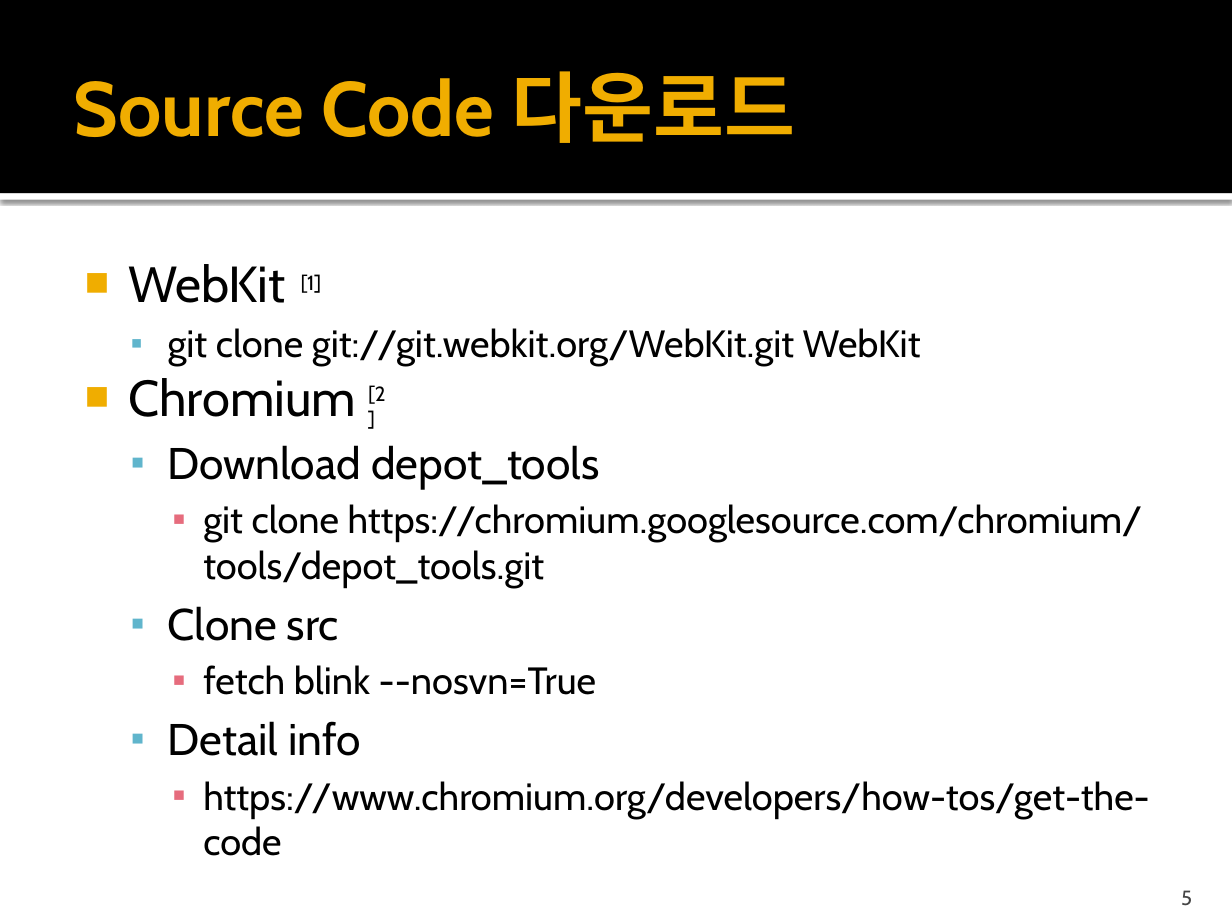
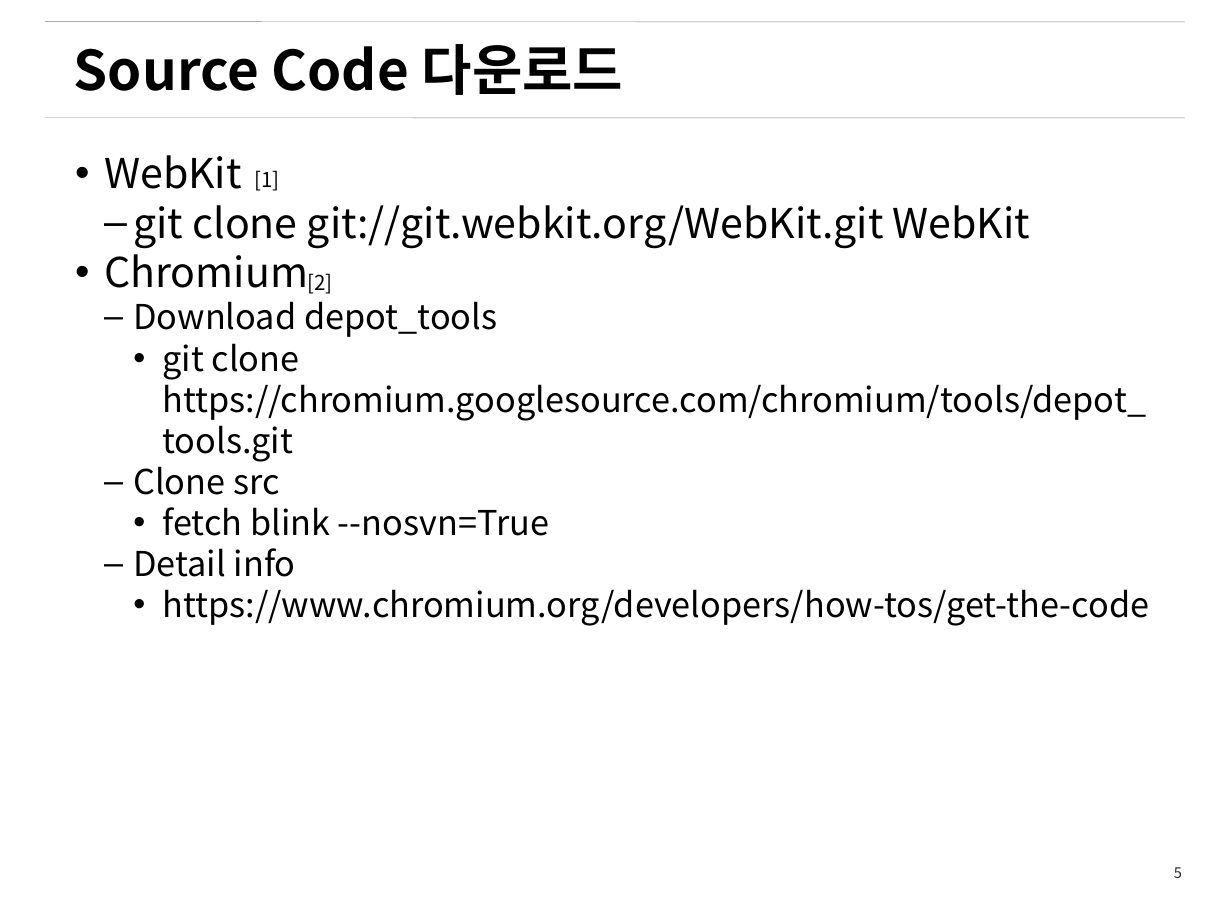
Before and after one commit to Gyuyoung/document, a slide deck: slide 5 of WebKitChromiumContributionProcess.pptx. Drawn at 1232x924 pixels with LibreOffice and Linux fonts; fonts in the diff are those of the drawing; background and template pictures are left out. Boxes give left, top, right and bottom in pixels: in the first picture for what was removed or moved away, otherwise in the second. Text is boxed around its words. In the diff, an @@ line names an element or a change of style, - is before the commit and + after.

```diff
--- a/WebKitChromiumContributionProcess.pptx
+++ b/WebKitChromiumContributionProcess.pptx
@@ rectangle removed at (x1=0, y1=0, x2=1232, y2=193) @@
@@ line added from (44, 22) to (1185, 22), #808080 0.26 pt @@
@@ text "Source Code 다운로드" at (x1=74, y1=44, x2=624, y2=95): size 45 to 32 pt, font Cabin to Noto Sans CJK KR, text colour #F0AD00 to #000000 @@
@@ line added from (44, 118) to (1185, 118), #808080 0.26 pt @@
@@ text "WebKit" moved from (x1=128, y1=264, x2=1150, y2=856) to (x1=104, y1=155, x2=1149, y2=626) @@
@@ text "WebKit" at (x1=104, y1=155, x2=1149, y2=626): size 29.6 to 24 pt in "WebKit", "Chromium"; font Cabin to Noto Sans CJK KR; size 22.2 to 24 pt in "git clone git://git.webkit.org/WebKit.git WebKit"; size 25.9 to 20 pt in "Download depot_tools", "Clone src", "Detail info"; size 22.2 to 20 pt in "git clone https://chromium.googlesource.com/chromium/tools/d ...", "fetch blink --nosvn=True", "https://www.chromium.org/developers/how-tos/get-the-code"; bullet ■ to •; bullet ▪ to –; less space between paragraphs; bullet ▪ to • @@
@@ text "[1]" moved from (x1=301, y1=274, x2=322, y2=293) to (x1=255, y1=170, x2=280, y2=191) @@
@@ text "[1]" at (x1=255, y1=170, x2=280, y2=191): font Cabin to Noto Sans CJK KR @@
@@ rectangle removed at (x1=0, y1=193, x2=1232, y2=200) @@
@@ text "[2]" at (x1=307, y1=273, x2=332, y2=294): font Cabin to Noto Sans CJK KR @@
@@ text "[2]" moved from (x1=368, y1=387, x2=385, y2=429) to (x1=307, y1=273, x2=332, y2=294) @@
@@ page number added at (x1=1174, y1=867, x2=1182, y2=878), 8.5 pt, text #262626 @@
+5
@@ page number removed at (x1=1181, y1=890, x2=1192, y2=906) @@
-5
```
Also in this commit, not shown: 18 other slides changed, 6 slides added, 1 slide removed.
